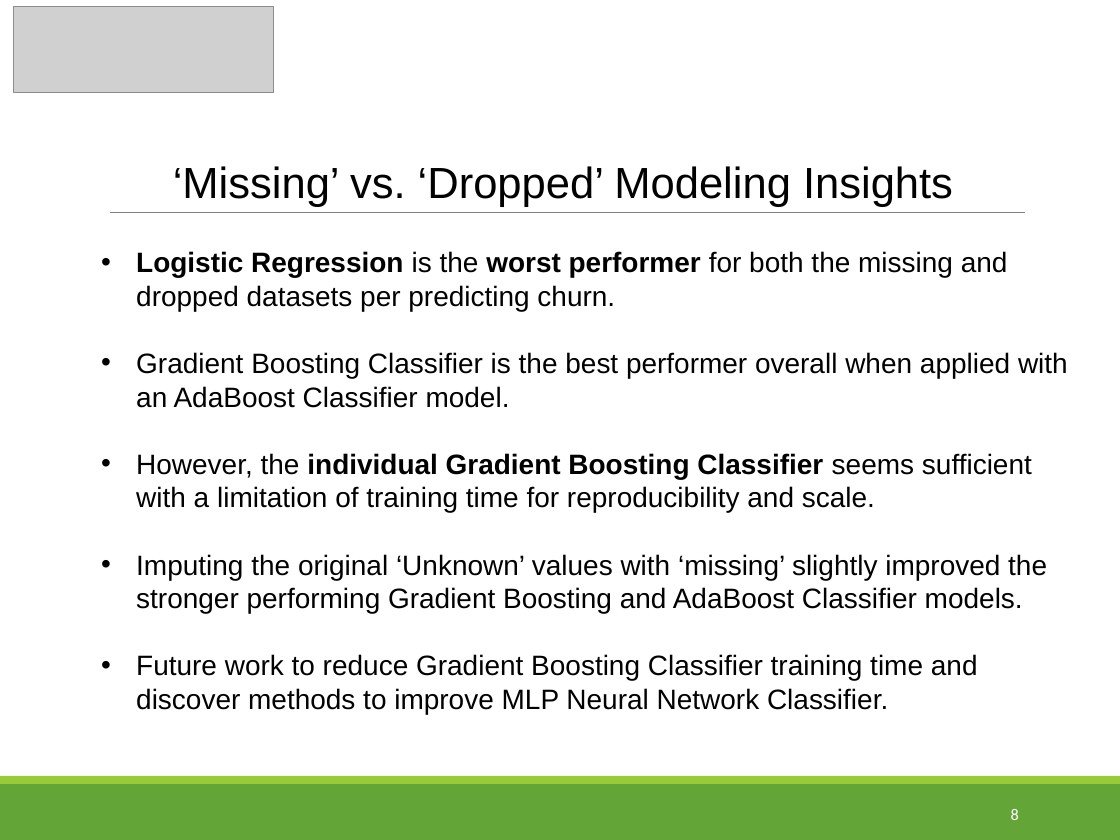
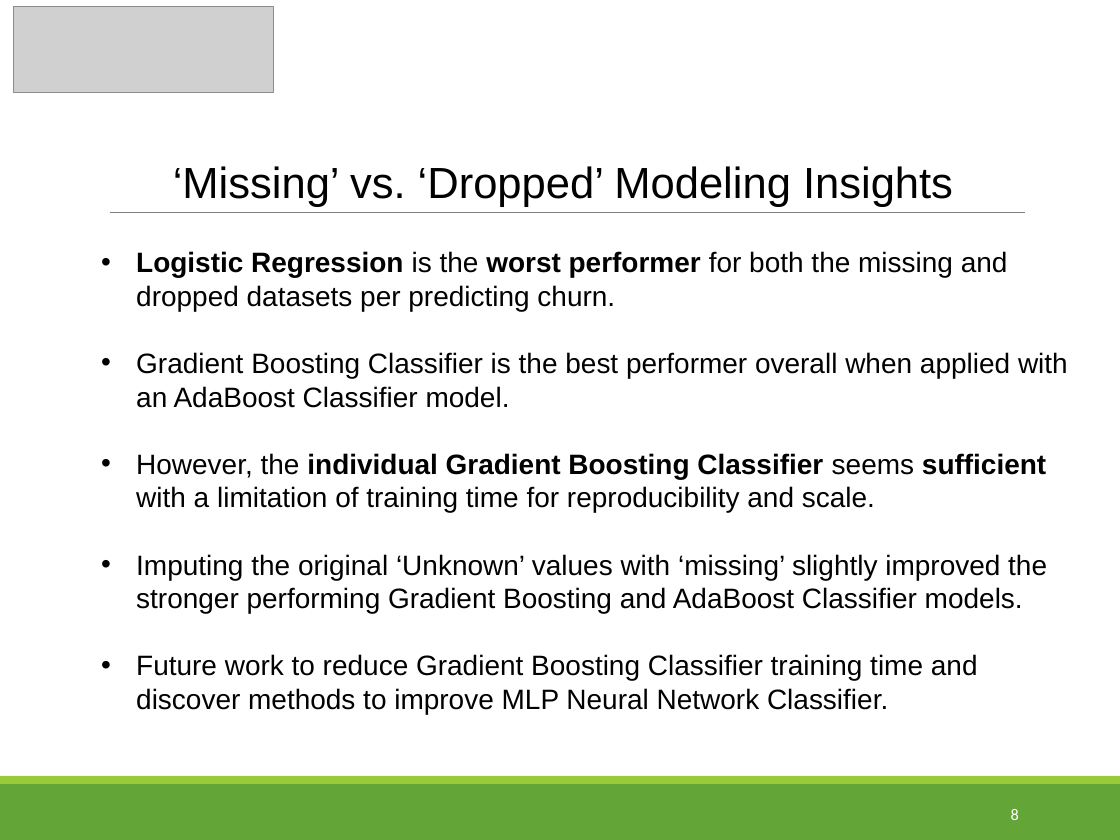
Before and after one commit to tpoozhikala/Bank-Churnrate, a slide deck: slide 8 of 6_Documentation/Bank_Churn_Rate_Presentation.pptx. Drawn at 1120x840 pixels with LibreOffice and Linux fonts; fonts in the diff are those of the drawing; grey boxes stand for pictures. Boxes give left, top, right and bottom in pixels: in the first picture for what was removed or moved away, otherwise in the second. Text is boxed around its words. In the diff, an @@ line names an element or a change of style, - is before the commit and + after.

Commit message:
Modified presentation files

```diff
--- a/6_Documentation/Bank_Churn_Rate_Presentation.pptx
+++ b/6_Documentation/Bank_Churn_Rate_Presentation.pptx
@@ text at box(136, 453, 1046, 513): bold on in "sufficient" @@
```
Also in this commit, not shown: 1 other file.
